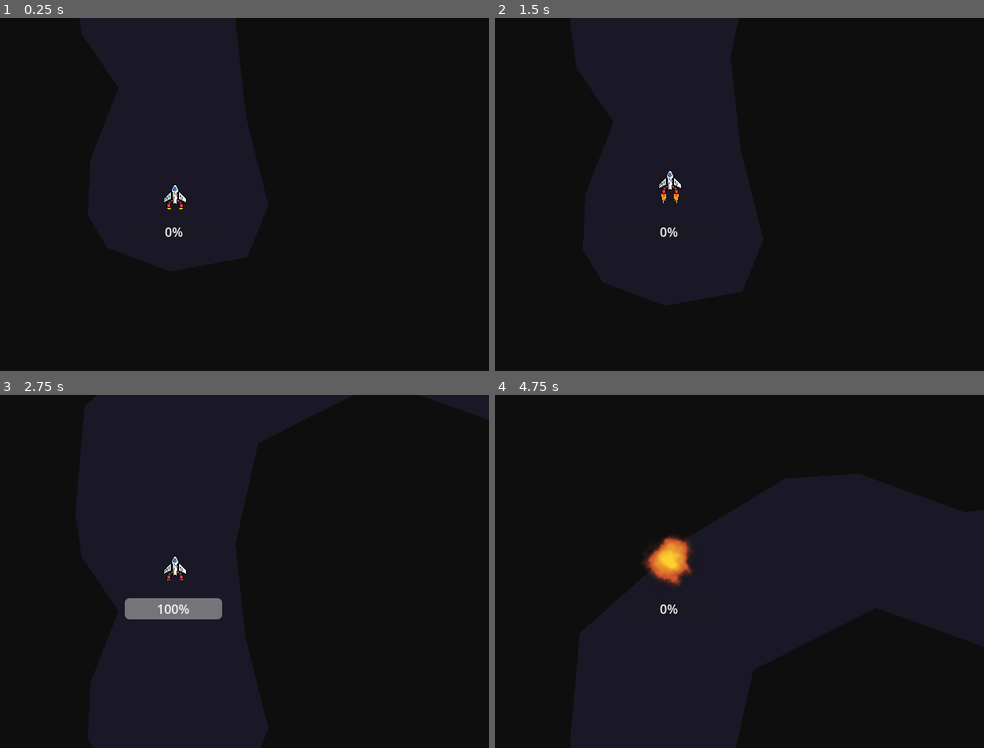
Above: before the commit, frames 1-4 (two rows, left to right).
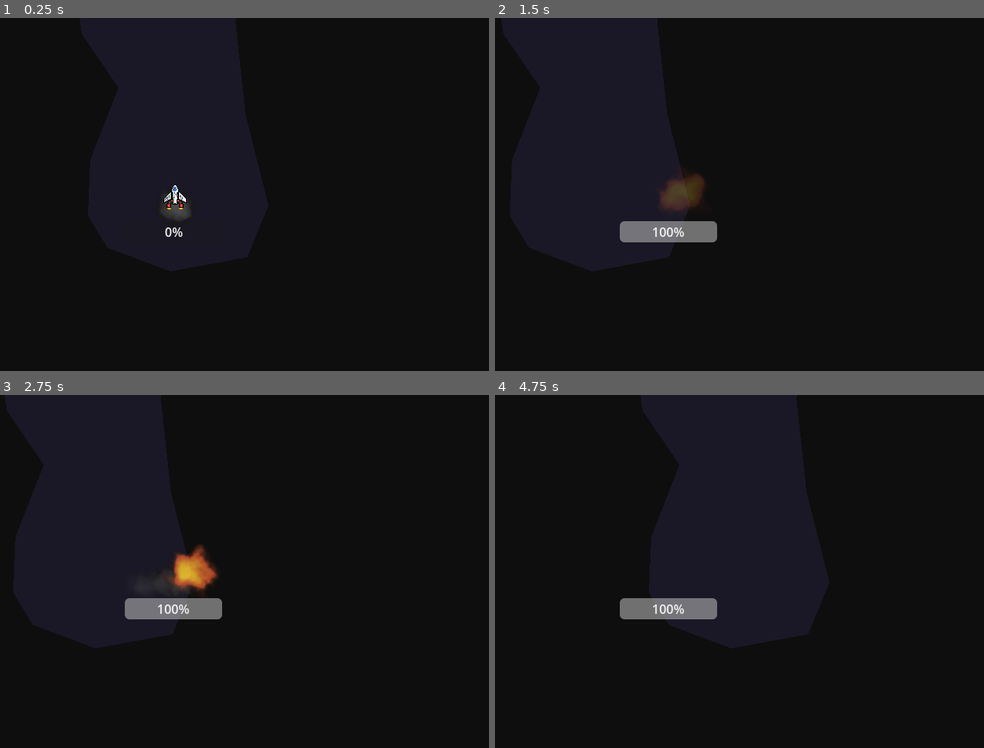
Above: after the commit, the same moments.

Repository: itsMapleLeaf/ldjam54
Game: Godot game, scene res://game.tscn
The game is run twice, just before and just after one commit, with the same random seed, the same clock (stepped at 60 frames per second) and the same inputs.
Inputs:
- Up to frame 1 (0.25 s): no input
- Up to frame 2 (1.5 s): tap Enter at 0.5 s; hold D (strafe_right) 0.53-1.28 s; hold Space (boost) 0.53-1.28 s; hold A (strafe_left) from 1.28 s (still down); tap Space (boost) at 1.35 s
- Up to frame 3 (2.75 s): release A (strafe_left) at 2.03 s; hold D (strafe_right) from 2.03 s (still down); hold Space (boost) from 2.03 s (still down)
- Up to frame 4 (4.75 s): release Space (boost) at 2.78 s; tap Space (boost) at 2.85, 4.35 s; release D (strafe_right) at 3.53 s; hold Space (boost) 3.53-4.28 s; hold A (strafe_left) from 3.53 s (still down)

The runs differ from the first frame. In frame 1, 0.2% of the frame differs, in the area x 33-39%, y 52-58%; in frame 2, 1.9%; in frame 3, 1.0%; in frame 4, 2.2%, in the area x 25-46%, y 37-64%.

Commit message:
add strafing and smoke

Diff:
--- a/player.gd
+++ b/player.gd
@@ -3,58 +3,80 @@
 
 const TURN_SPEED := 3.0
 const MIN_BOOST_STRENGTH := 100.0
-const MAX_BOOST_STRENGTH := 300.0
+const MAX_BOOST_STRENGTH := 600.0
 const DRAG := 30.0
 const CHARGE_TIME := 0.5
+const STRAFE_SPEED := 200.0
+const STRAFE_ROTATION := 0.4
+const STRAFE_ROTATION_SPEED := 10.0
 
 var speed := 0.0
-var movement_direction := 0.0
-var facing := 0.0
+var movement_angle := 0.0
+var facing_angle := 0.0
 var turning := 0.0
+var strafing := 0.0
 var charge_amount := 0.0
+var smoke_wait_time := 0.0
 
 @export var sprite: Node2D
 @export var camera: Camera2D
 @export var boost_animation_player: AnimationPlayer
 @export var charge_meter: ProgressBar
-
-func charge_by(delta: float) -> void:
-	charge_amount += minf(delta / CHARGE_TIME, 1)
-
-func boost() -> void:
-	speed = lerpf(MIN_BOOST_STRENGTH, MAX_BOOST_STRENGTH, charge_amount)
-	charge_amount = 0
-	movement_direction = facing
-	boost_animation_player.stop()
-	boost_animation_player.play("boost")
+@export var smoke_spawn_marker: Node2D
 
 func _ready() -> void:
 	boost_animation_player.play("idle")
 	boost_animation_player.animation_set_next("boost", "idle")
 
+func charge_by(delta: float) -> void:
+	charge_amount = minf(charge_amount + delta / CHARGE_TIME, 1)
+
+func boost() -> void:
+	speed = lerpf(MIN_BOOST_STRENGTH, MAX_BOOST_STRENGTH, charge_amount)
+	charge_amount = 0
+	movement_angle = facing_angle
+	boost_animation_player.stop()
+	boost_animation_player.play("boost")
+
 func _process(delta: float) -> void:
-	var turn_input := Input.get_action_strength("turn_right") - Input.get_action_strength("turn_left")
-	turning = turn_input
+	# collect input
+	turning = Input.get_action_strength("turn_right") - Input.get_action_strength("turn_left")
+	strafing = Input.get_action_strength("strafe_right") - Input.get_action_strength("strafe_left")
+	if Input.is_action_pressed("boost"): charge_by(delta)
+	if Input.is_action_just_released("boost"): boost()
 
-	if Input.is_action_pressed("boost"):
-		charge_by(delta)
+	# apply movement from speed and drag
+	speed = move_toward(speed, 0, delta * DRAG / 2)
+	global_position += Vector2.UP.rotated(movement_angle) * speed * delta
+	speed = move_toward(speed, 0, delta * DRAG / 2)
 
-	if Input.is_action_just_released("boost"):
-		boost()
+	# apply movement from strafing
+	global_position += Vector2.RIGHT.rotated(facing_angle) * strafing * STRAFE_SPEED * delta
 
+	# apply facing angle
+	rotation = facing_angle
+
+	# apply turning
+	facing_angle += turning * TURN_SPEED * delta
+
+	# update charge meter UI
 	charge_meter.value = charge_amount
 
-	speed = move_toward(speed, 0, delta * DRAG / 2)
-	position += Vector2.UP.rotated(movement_direction) * speed * delta
-	speed = move_toward(speed, 0, delta * DRAG / 2)
+	# tilt the sprite based on our strafing input
+	sprite.rotation = lerp_angle(sprite.rotation, strafing * STRAFE_ROTATION, delta * STRAFE_ROTATION_SPEED)
 
-	rotation = facing
+	# spawn smoke particles
+	smoke_wait_time -= max(speed / 20 * delta, delta * 10)
+	if smoke_wait_time <= 0:
+		smoke_wait_time += 1
 
-	facing += turning * TURN_SPEED * delta
+		var smoke := preload("res://smoke.tscn").instantiate() as Node2D
+		smoke.global_position = smoke_spawn_marker.global_position
+		get_parent().get_child(get_index() - 1).add_child(smoke)
 
 func _on_area_entered(area: Area2D) -> void:
 	if area.is_in_group("PlayerKiller"):
-		var explosion := preload("res://explosion.tscn").instantiate()
+		var explosion := preload("res://explosion.tscn").instantiate() as Node2D
 		explosion.global_position = global_position
 		get_parent().add_child(explosion)
 
@@ -72,8 +94,8 @@
 		global_position = Vector2.ZERO
 		rotation = 0
 		speed = 0
-		movement_direction = 0
-		facing = 0
+		movement_angle = 0
+		facing_angle = 0
 		turning = 0
 		charge_amount = 0
 
--- a/player.tscn
+++ b/player.tscn
@@ -63,13 +63,14 @@
 "idle": SubResource("Animation_w7e6m")
 }
 
-[node name="Player" type="Area2D" node_paths=PackedStringArray("sprite", "camera", "boost_animation_player", "charge_meter")]
+[node name="Player" type="Area2D" node_paths=PackedStringArray("sprite", "camera", "boost_animation_player", "charge_meter", "smoke_spawn_marker")]
 monitorable = false
 script = ExtResource("1_tij7q")
 sprite = NodePath("Sprites")
 camera = NodePath("Camera2D")
 boost_animation_player = NodePath("Sprites/Boost/AnimationPlayer")
 charge_meter = NodePath("UI/ChargeMeter")
+smoke_spawn_marker = NodePath("Marker2D")
 
 [node name="Shape" type="CollisionShape2D" parent="."]
 shape = SubResource("CircleShape2D_dqxqp")
@@ -102,6 +103,9 @@
 rotation_smoothing_enabled = true
 rotation_smoothing_speed = 7.0
 
+[node name="Marker2D" type="Marker2D" parent="."]
+position = Vector2(0, 17)
+
 [node name="UI" type="CanvasLayer" parent="."]
 
 [node name="ChargeMeter" type="ProgressBar" parent="UI"]
--- /dev/null
+++ b/smoke.tscn
@@ -0,0 +1,132 @@
+[gd_scene load_steps=28 format=3 uid="uid://c737ykhxg7fdi"]
+
+[ext_resource type="Texture2D" uid="uid://2g1xuwyhyo6u" path="res://kenney_smoke-particles/PNG/Black smoke/blackSmoke00.png" id="1_nubv1"]
+[ext_resource type="Texture2D" uid="uid://dvfh84k6ht54n" path="res://kenney_smoke-particles/PNG/Black smoke/blackSmoke01.png" id="2_1pnbb"]
+[ext_resource type="Texture2D" uid="uid://do2gf50gr8sma" path="res://kenney_smoke-particles/PNG/Black smoke/blackSmoke02.png" id="3_d7acg"]
+[ext_resource type="Texture2D" uid="uid://bdai8r705aasu" path="res://kenney_smoke-particles/PNG/Black smoke/blackSmoke03.png" id="4_2y7un"]
+[ext_resource type="Texture2D" uid="uid://rsc7u55j41su" path="res://kenney_smoke-particles/PNG/Black smoke/blackSmoke04.png" id="5_d88po"]
+[ext_resource type="Texture2D" uid="uid://dhquf3onn8dug" path="res://kenney_smoke-particles/PNG/Black smoke/blackSmoke05.png" id="6_macye"]
+[ext_resource type="Texture2D" uid="uid://dq6y8jsegwqan" path="res://kenney_smoke-particles/PNG/Black smoke/blackSmoke06.png" id="7_abs1r"]
+[ext_resource type="Texture2D" uid="uid://ftghdwiwa5ik" path="res://kenney_smoke-particles/PNG/Black smoke/blackSmoke07.png" id="8_d0e2u"]
+[ext_resource type="Texture2D" uid="uid://dmwnse3asxy54" path="res://kenney_smoke-particles/PNG/Black smoke/blackSmoke08.png" id="9_4102b"]
+[ext_resource type="Texture2D" uid="uid://1eo2gwvngcp0" path="res://kenney_smoke-particles/PNG/Black smoke/blackSmoke09.png" id="10_kwn6v"]
+[ext_resource type="Texture2D" uid="uid://c62485r8n6bcw" path="res://kenney_smoke-particles/PNG/Black smoke/blackSmoke10.png" id="11_xn5aq"]
+[ext_resource type="Texture2D" uid="uid://cd70pb0htm2d" path="res://kenney_smoke-particles/PNG/Black smoke/blackSmoke11.png" id="12_wct1q"]
+[ext_resource type="Texture2D" uid="uid://cqlni0rchgq1h" path="res://kenney_smoke-particles/PNG/Black smoke/blackSmoke12.png" id="13_ojndn"]
+[ext_resource type="Texture2D" uid="uid://cd3xiq7wpif0e" path="res://kenney_smoke-particles/PNG/Black smoke/blackSmoke13.png" id="14_36fc5"]
+[ext_resource type="Texture2D" uid="uid://sf3qx1d45phq" path="res://kenney_smoke-particles/PNG/Black smoke/blackSmoke14.png" id="15_yqw8o"]
+[ext_resource type="Texture2D" uid="uid://bt56fhktxsl57" path="res://kenney_smoke-particles/PNG/Black smoke/blackSmoke15.png" id="16_8m66g"]
+[ext_resource type="Texture2D" uid="uid://e6xvdn471hjy" path="res://kenney_smoke-particles/PNG/Black smoke/blackSmoke16.png" id="17_7u2h1"]
+[ext_resource type="Texture2D" uid="uid://bkueh8wp1ymor" path="res://kenney_smoke-particles/PNG/Black smoke/blackSmoke17.png" id="18_gxbqw"]
+[ext_resource type="Texture2D" uid="uid://bn868tnb64xqp" path="res://kenney_smoke-particles/PNG/Black smoke/blackSmoke18.png" id="19_va655"]
+[ext_resource type="Texture2D" uid="uid://pa4py7bfmja7" path="res://kenney_smoke-particles/PNG/Black smoke/blackSmoke19.png" id="20_to3ms"]
+[ext_resource type="Texture2D" uid="uid://dr4xv43lyyuxj" path="res://kenney_smoke-particles/PNG/Black smoke/blackSmoke20.png" id="21_oh0fh"]
+[ext_resource type="Texture2D" uid="uid://b6bdlicfiudf3" path="res://kenney_smoke-particles/PNG/Black smoke/blackSmoke21.png" id="22_ioksw"]
+[ext_resource type="Texture2D" uid="uid://dskon07wfg7b1" path="res://kenney_smoke-particles/PNG/Black smoke/blackSmoke22.png" id="23_nuwko"]
+[ext_resource type="Texture2D" uid="uid://lpg5ohdmnys5" path="res://kenney_smoke-particles/PNG/Black smoke/blackSmoke23.png" id="24_oxjqj"]
+[ext_resource type="Texture2D" uid="uid://bm8pwgtedg7i0" path="res://kenney_smoke-particles/PNG/Black smoke/blackSmoke24.png" id="25_g80am"]
+
+[sub_resource type="SpriteFrames" id="SpriteFrames_24rei"]
+animations = [{
+"frames": [{
+"duration": 1.0,
+"texture": ExtResource("1_nubv1")
+}, {
+"duration": 1.0,
+"texture": ExtResource("2_1pnbb")
+}, {
+"duration": 1.0,
+"texture": ExtResource("3_d7acg")
+}, {
+"duration": 1.0,
+"texture": ExtResource("4_2y7un")
+}, {
+"duration": 1.0,
+"texture": ExtResource("5_d88po")
+}, {
+"duration": 1.0,
+"texture": ExtResource("6_macye")
+}, {
+"duration": 1.0,
+"texture": ExtResource("7_abs1r")
+}, {
+"duration": 1.0,
+"texture": ExtResource("8_d0e2u")
+}, {
+"duration": 1.0,
+"texture": ExtResource("9_4102b")
+}, {
+"duration": 1.0,
+"texture": ExtResource("10_kwn6v")
+}, {
+"duration": 1.0,
+"texture": ExtResource("11_xn5aq")
+}, {
+"duration": 1.0,
+"texture": ExtResource("12_wct1q")
+}, {
+"duration": 1.0,
+"texture": ExtResource("13_ojndn")
+}, {
+"duration": 1.0,
+"texture": ExtResource("14_36fc5")
+}, {
+"duration": 1.0,
+"texture": ExtResource("15_yqw8o")
+}, {
+"duration": 1.0,
+"texture": ExtResource("16_8m66g")
+}, {
+"duration": 1.0,
+"texture": ExtResource("17_7u2h1")
+}, {
+"duration": 1.0,
+"texture": ExtResource("18_gxbqw")
+}, {
+"duration": 1.0,
+"texture": ExtResource("19_va655")
+}, {
+"duration": 1.0,
+"texture": ExtResource("20_to3ms")
+}, {
+"duration": 1.0,
+"texture": ExtResource("21_oh0fh")
+}, {
+"duration": 1.0,
+"texture": ExtResource("22_ioksw")
+}, {
+"duration": 1.0,
+"texture": ExtResource("23_nuwko")
+}, {
+"duration": 1.0,
+"texture": ExtResource("24_oxjqj")
+}, {
+"duration": 1.0,
+"texture": ExtResource("25_g80am")
+}],
+"loop": true,
+"name": &"default",
+"speed": 5.0
+}]
+
+[sub_resource type="GDScript" id="GDScript_gqk14"]
+script/source = "extends AnimatedSprite2D
+
+var opacity := 1.0
+
+func _ready() -> void:
+	frame = randi() % sprite_frames.get_frame_count(\"default\")
+
+	var tween := create_tween().set_ease(Tween.EASE_IN).set_parallel(true)
+	tween.tween_property(self, \"opacity\", 0, 0.5)
+	await tween.finished
+	queue_free()
+
+func _process(delta: float) -> void:
+	modulate.a = opacity
+"
+
+[node name="Explosion" type="AnimatedSprite2D"]
+scale = Vector2(0.15, 0.15)
+sprite_frames = SubResource("SpriteFrames_24rei")
+script = SubResource("GDScript_gqk14")
